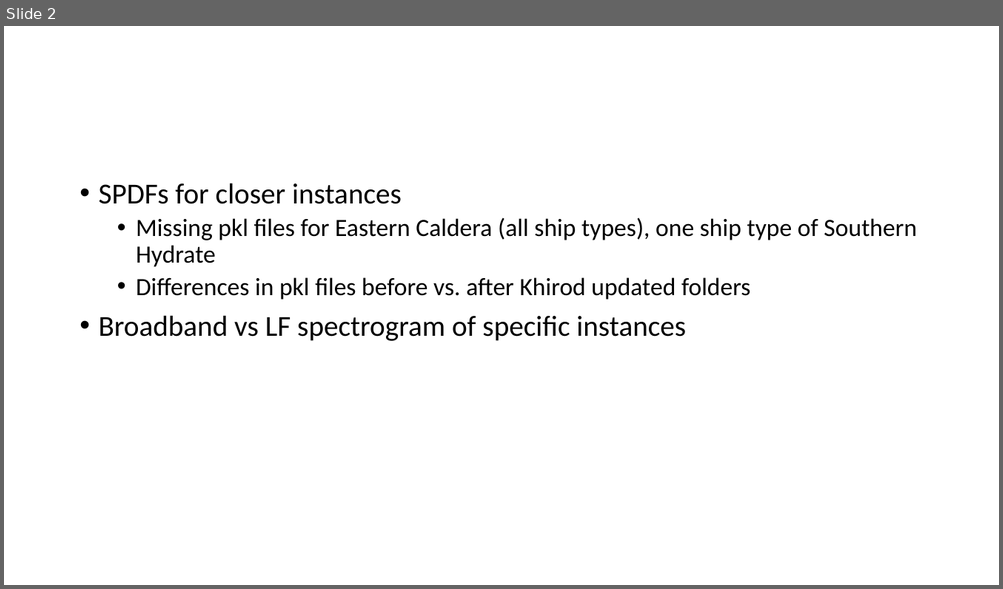
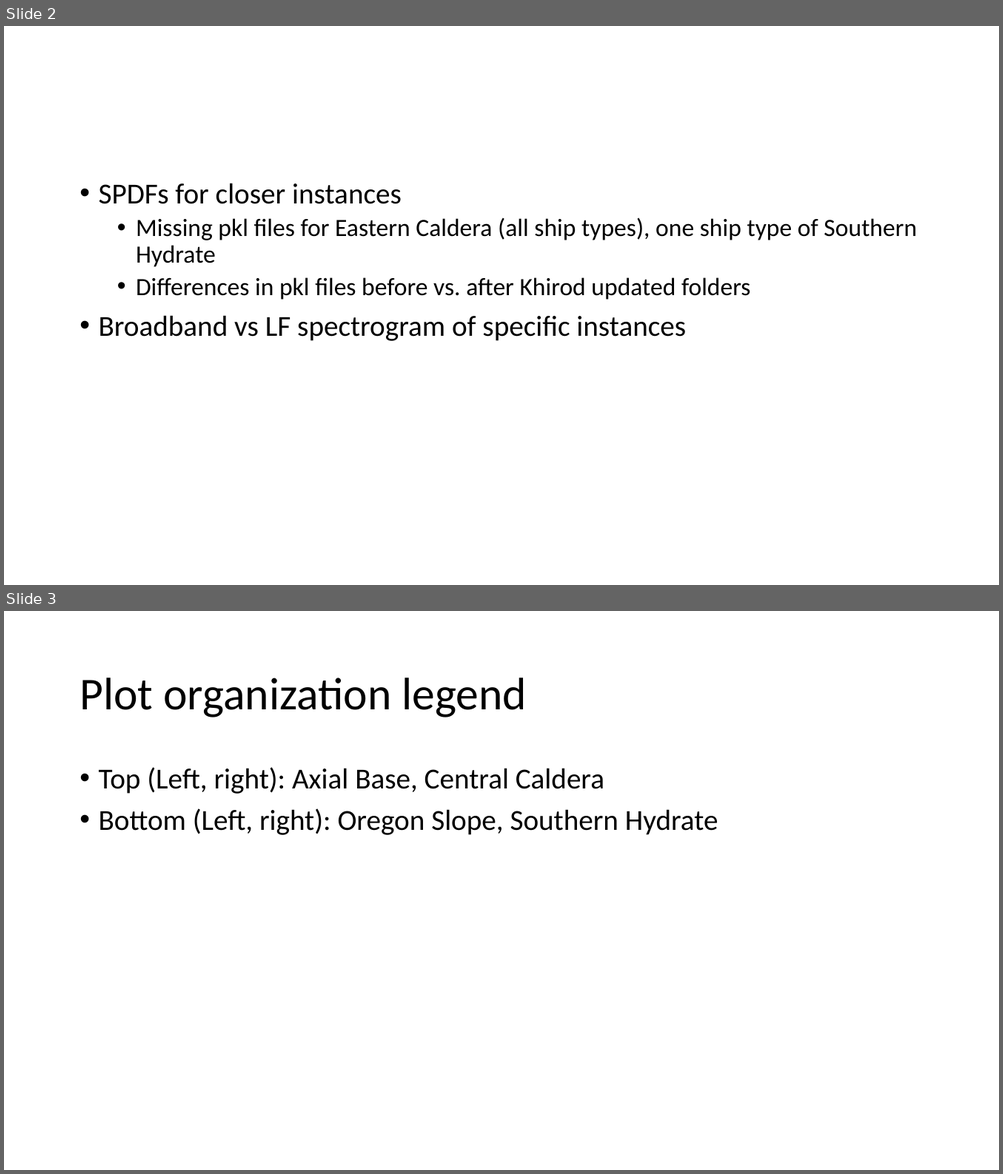
Before and after one commit to ainsleylaiuw/OcDa-Files, a slide deck: apr25.pptx. Shown one above the other, each under a label of ours: slide 2 before the commit, slides 2 and 3 after it. The pictures are 1003x589 and 1003x1174 pixels, drawn with LibreOffice and Linux fonts; fonts in the diff are those of the drawing. Boxes give left, top, right and bottom in pixels: in the first picture for what was removed or moved away, otherwise in the second. Text is boxed around its words. In the diff, an @@ line names an element or a change of style, - is before the commit and + after.

```diff
--- a/apr25.pptx
+++ b/apr25.pptx
@@ slide 3 added at (4,611,999,1170), background #FFFFFF @@
@@ title added at (79,678,527,718), 44 pt, text #000000 @@
+Plot organization legend
@@ text added at (99,767,718,835), 28 pt, text #000000 @@
+• Top (Left, right): Axial Base, Central Caldera
+• Bottom (Left, right): Oregon Slope, Southern Hydrate
```
Also in this commit, not shown: 9 other slides added, 5 slides removed, 36 other files.
